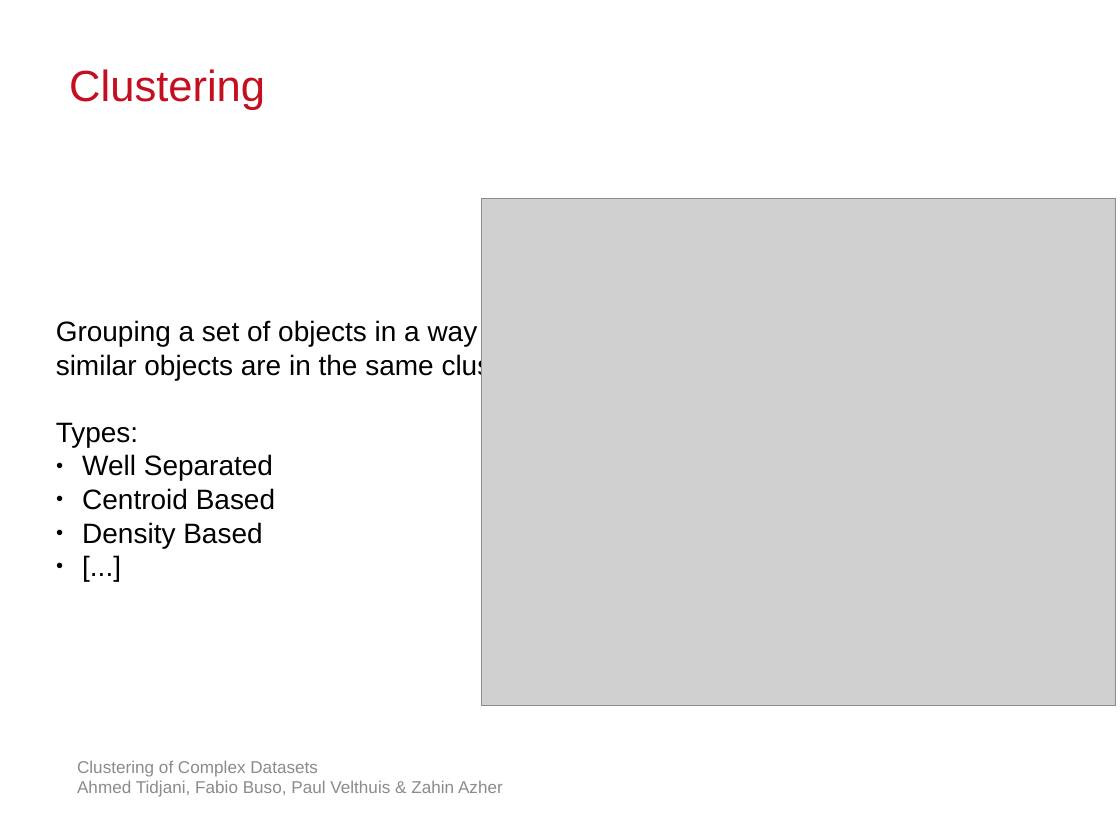
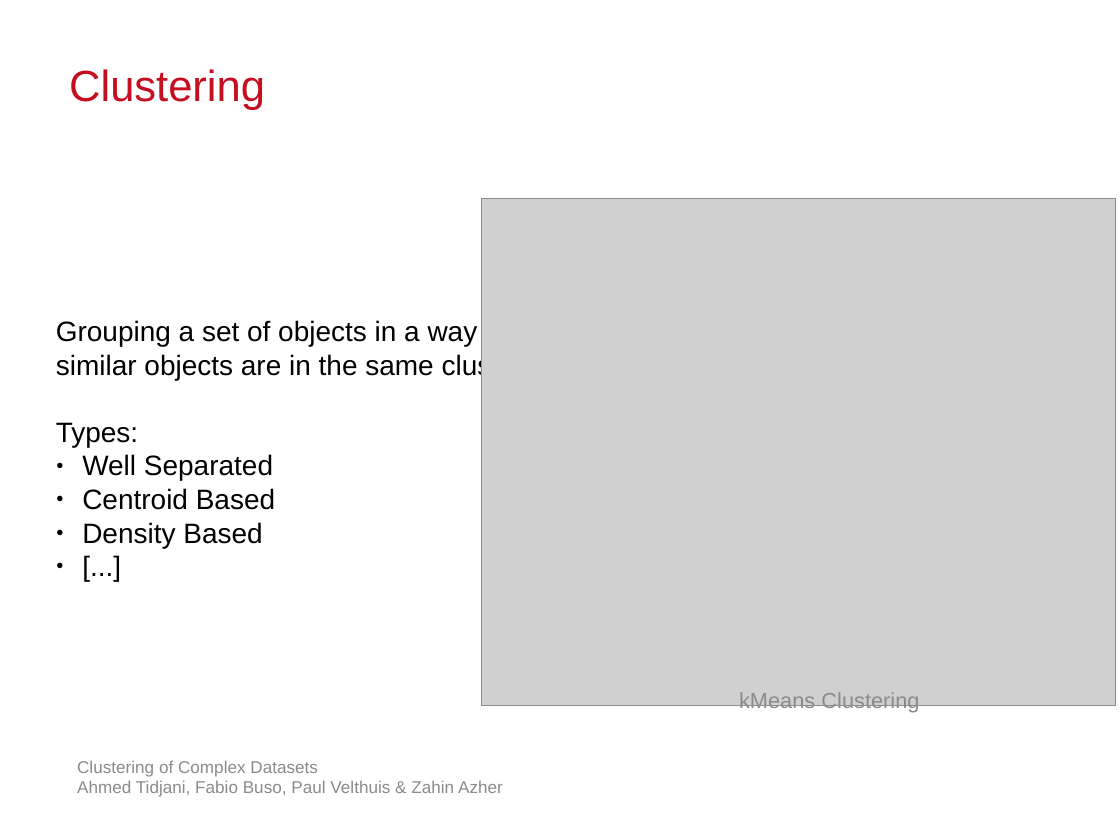
Before and after one commit to atidjani/IoSL_Clustering, a slide deck: slide 3 of Presentations/Milestone.pptx. Drawn at 1120x840 pixels with LibreOffice and Linux fonts; fonts in the diff are those of the drawing; grey boxes stand for pictures; background and template pictures are left out. Boxes give left, top, right and bottom in pixels: in the first picture for what was removed or moved away, otherwise in the second. Text is boxed around its words. In the diff, an @@ line names an element or a change of style, - is before the commit and + after.

```diff
--- a/Presentations/Milestone.pptx
+++ b/Presentations/Milestone.pptx
@@ text added at [739, 692, 919, 713], 14 pt, text #8B8B8B @@
+kMeans Clustering
```
Also in this commit, not shown: 5 other slides changed, 1 slide added.
